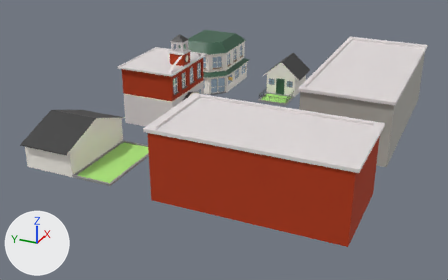
What one commit did to the FBX model Thesis/Assets/Models/Blocking houses.fbx.
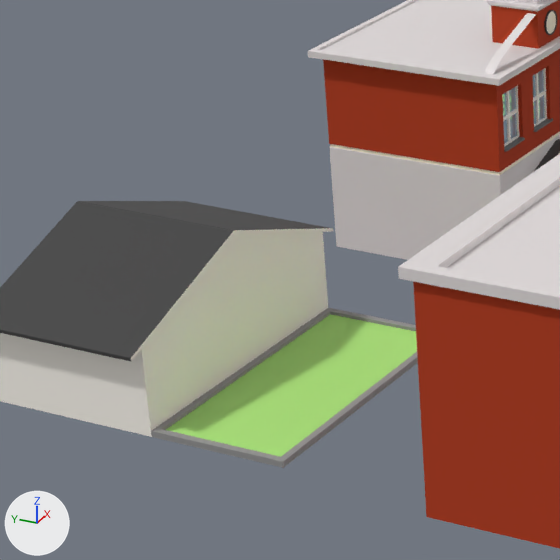
The first picture shows the older version from a 50 mm lens placed at (-69.2, -29.0, 33.6), pointed at (-1.7, 1.3, -0.2). The close-ups show both versions on the part from 6% to 42% of the width and 19% to 76% of the height of that picture; other places that the commit changed are outside them. Every picture has the same lights, and +X, +Y and +Z are marked at lower left. Where no turn or scale is listed for an object, it has been applied to the vertices. Vertices at the same position are counted once.

The older version as bpy lines, for what is in view:
```python
ob_green_grocery = bpy.data.objects.new('Green Grocery', me_cube_005)
ob_green_grocery.location = (-13.93, -8.83, 4.06)
ob_house_001 = bpy.data.objects.new('House.001', me_cube_002)
ob_house_001.location = (-13.26, 12.28, 4.06)
ob_town_hall = bpy.data.objects.new('Town hall', me_cube)
ob_town_hall.location = (2.22, 12.16, 4.06)
```
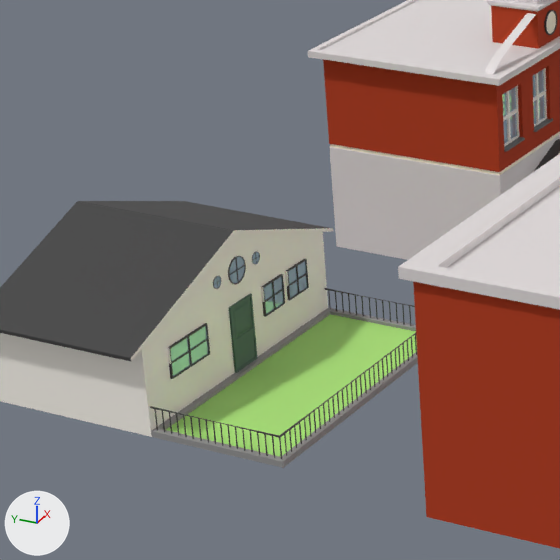
What differs and where, as boxes (x1, y1, x2, y2) in the close-ups (560 x 560 px):
```json
{"part": 1, "of": "me_cube_002", "change": "added", "after": [150, 251, 416, 447]}
```

Edits to the scene script, one JSON object a line:
```json
{"block": "me_cube_002", "where": "# used by ob_house_001; location = (-13.26, 12.28, 4.06)"}
{"op": "remove", "block": "me_cube_002", "code": "me_cube_002.from_pydata(...)  # 84 vertices, 81 faces; spans x -6.0..5.93, y -4.67..7.0, z -4.0..1.3"}
{"op": "add", "block": "me_cube_002", "code": "me_cube_002.from_pydata(...)  # 1720 vertices, 1224 faces; spans x -6.0..5.93, y -4.67..7.0, z -4.0..1.3"}
{"block": "me_cube_002", "change": "me_cube_002 part 1: 1156 vertices added at x -5.28..5.2, y -4.56..0.61, z -3.81..0.34"}
{"op": "add", "block": "me_cube_002", "code": "me_cube_002.materials.append(mat_windows)  # blue #c2def2"}
{"op": "add", "block": "me_cube_002", "code": "me_cube_002.materials.append(mat_roof2)  # dark green #39604a"}
```
